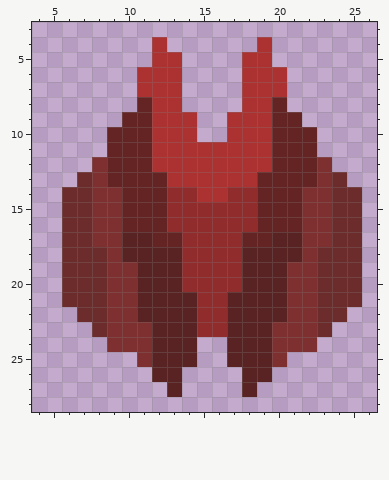
File history of a pixel-art sprite, sprites/blocks/turrets/spittie.png. Above: the version before the commit.
The file is 32x32 pixels. Shown: x 4..26, y 3..28.
After:
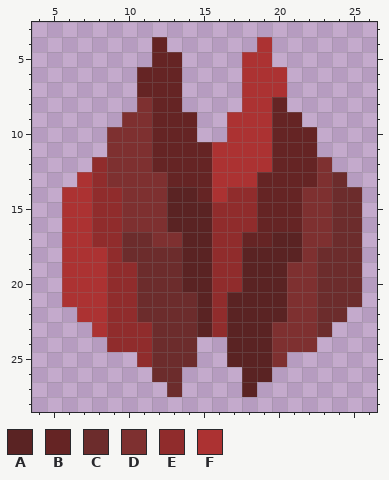
Palette (. is transparent): A #5a2323  B #652424  C #6c2c2c  D #7e3030  E #902c2c  F #ac3232
The exact change:
Changed rows in their new state; - is an unchanged pixel.
first column x 6:
 4 ------B---
 5 ------BB--
 6 -----BBB--
 7 -----BBB--
 8 -----DBB--
 9 ----DDBBB-
10 ---DDDBBB-
11 ---DDDBBBB
12 --EDDDBBBB
13 -FEDDDDBBB
14 FFEEDDDAAB
15 FFEEDDDAAA
16 FFEEDDDAAA
17 FFEECCDDAA
18 FFFECCCCAA
19 FFFEECCCAA
20 FFFEECCCAA
21 FFFEECCCCA
22 -FFEECCCCA
23 --FEEECCCA
24 ---EEECCC-
25 -----ECCC-
26 ------CC--
27 -------C--
